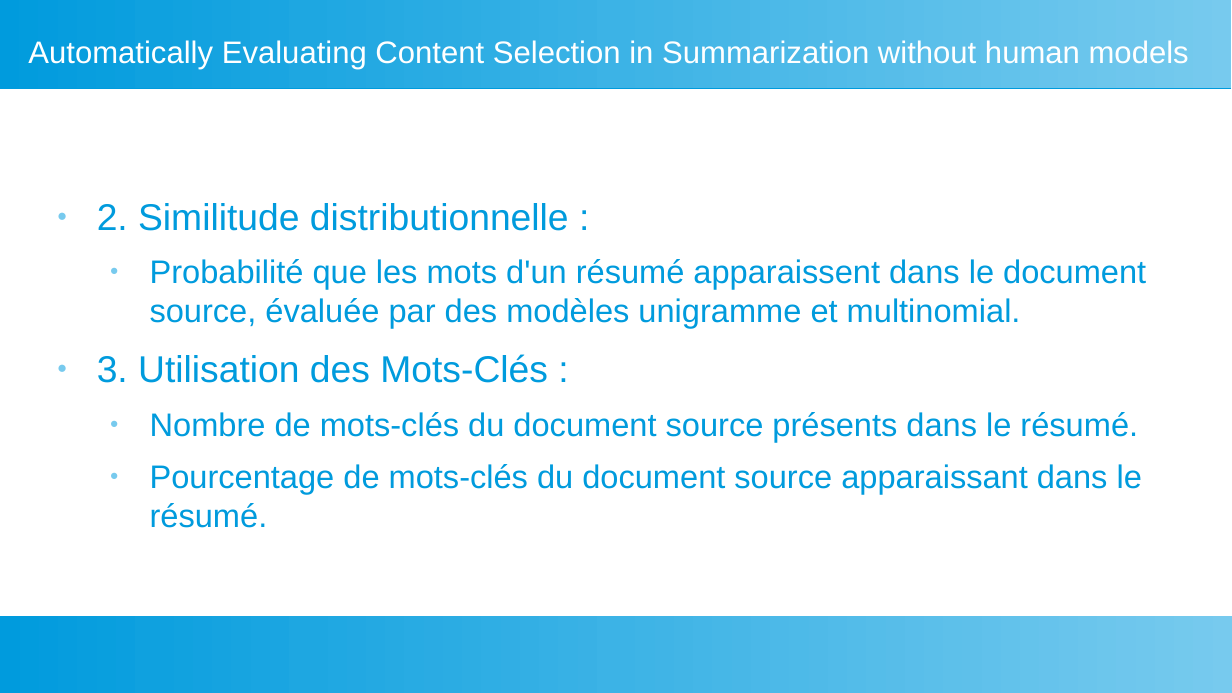
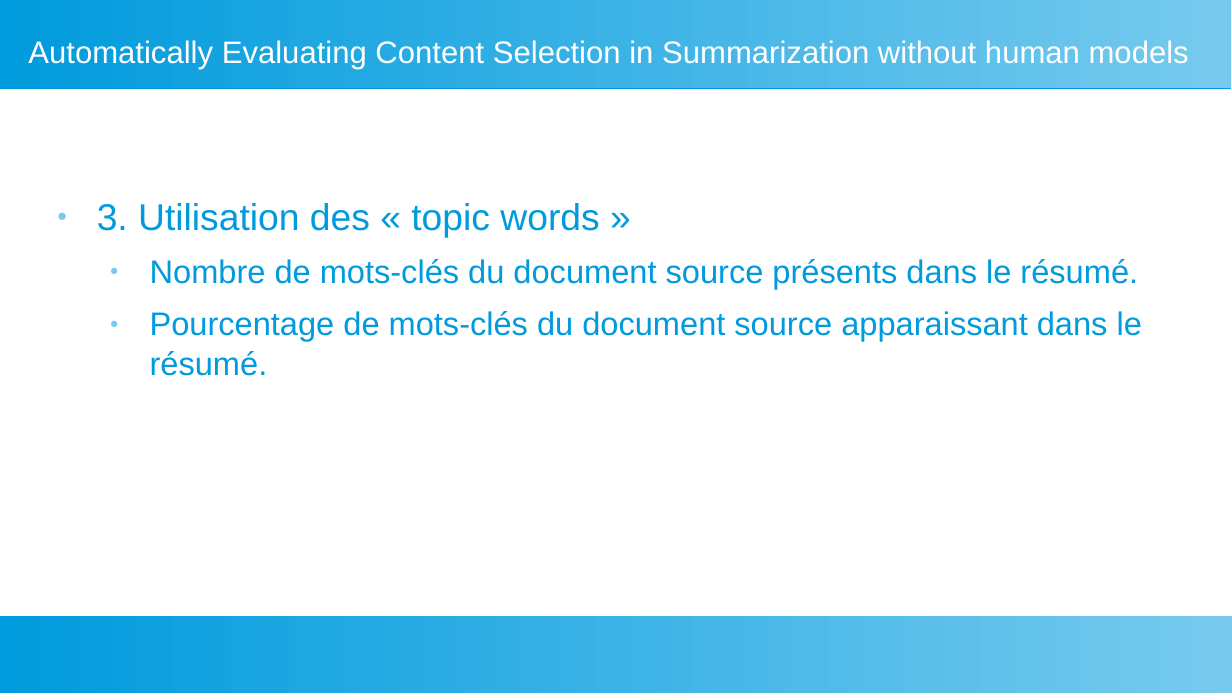
Before and after one commit to fannybachey/stage_2024, a slide deck: slide 35 of presentation/presentation_2.odp (slide 32 before the commit). Drawn at 1232x693 pixels with LibreOffice and Linux fonts; fonts in the diff are those of the drawing. Boxes give left, top, right and bottom in pixels: in the first picture for what was removed or moved away, otherwise in the second. Text is boxed around its words. In the diff, an @@ line names an element or a change of style, - is before the commit and + after.

```diff
--- a/presentation/presentation_2.odp
+++ b/presentation/presentation_2.odp
@@ text at bbox=[97, 203, 599, 238]: text changed; size 21 to 24 pt @@
-● 2. Similitude distributionnelle :
-  ● Probabilité que les mots d'un résumé apparaissent dans le document source, évaluée par des modèles unigramme et multinomial.
-● 3. Utilisation des Mots-Clés :
+● 3. Utilisation des « topic words »
```
Also in this commit, not shown: 4 other slides changed, 4 slides added.
